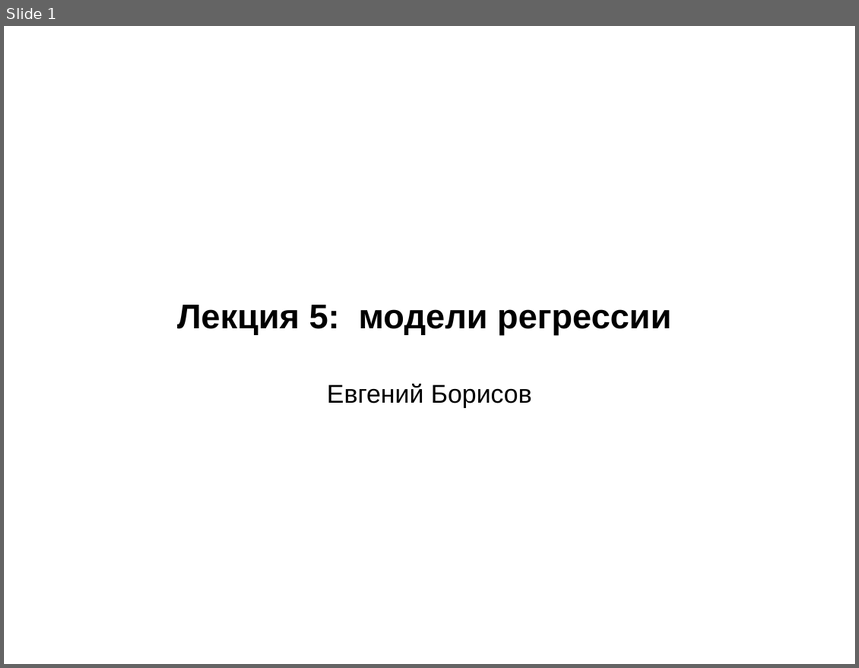
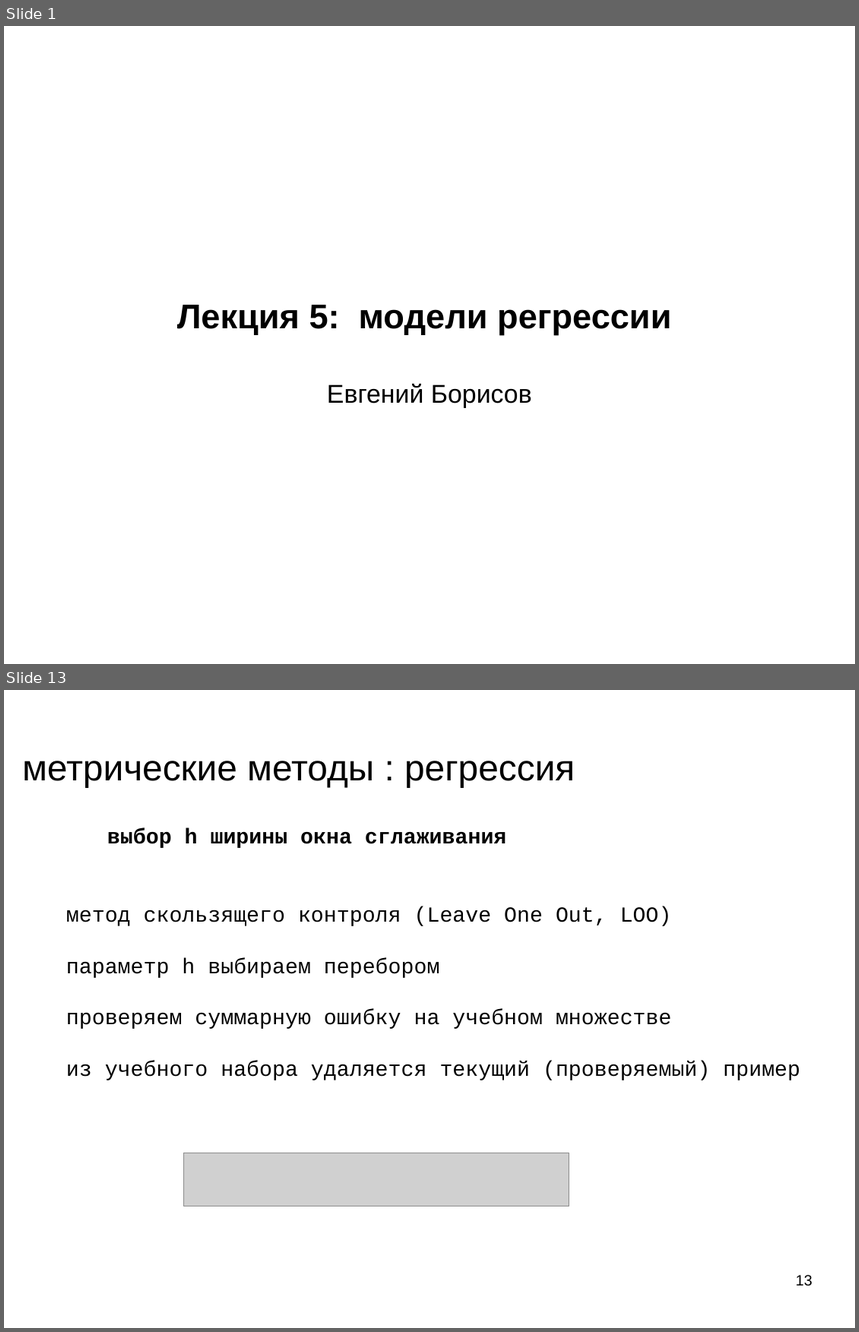
Before and after one commit to mechanoid5/ml_lectorium_legacy, a slide deck: 05-regression-metric.odp. Shown one above the other, each under a label of ours: slide 1 before the commit, slides 1 and 13 after it; the slides between them are not shown. The pictures are 859x668 and 859x1332 pixels, drawn with LibreOffice and Linux fonts; fonts in the diff are those of the drawing; grey boxes stand for pictures; background and template pictures are left out. Boxes give left, top, right and bottom in pixels: in the first picture for what was removed or moved away, otherwise in the second. Text is boxed around its words. In the diff, an @@ line names an element or a change of style, - is before the commit and + after.

```diff
--- a/05-regression-metric.odp
+++ b/05-regression-metric.odp
@@ slide 13 added at [4,690,855,1328], background picture (left out) @@
@@ title added at [22,761,575,788], 33.9 pt, text #000000 @@
+метрические методы : регрессия
@@ subtitle added at [107,828,506,848], 20 pt, text #000000, bold @@
+выбор h ширины окна сглаживания
@@ text added at [66,907,800,1081], 20 pt, text #000000 @@
+метод скользящего контроля (Leave One Out, LOO)
+параметр h выбираем перебором
+проверяем суммарную ошибку на учебном множестве
+из учебного набора удаляется текущий (проверяемый) пример
@@ picture added at [184,1154,570,1207] @@
@@ page number added at [796,1275,813,1287], 14 pt, text #000000 @@
+13
```
Also in this commit, not shown: 3 slides changed, 12 other slides added, 18 slides removed, 3 other files.
